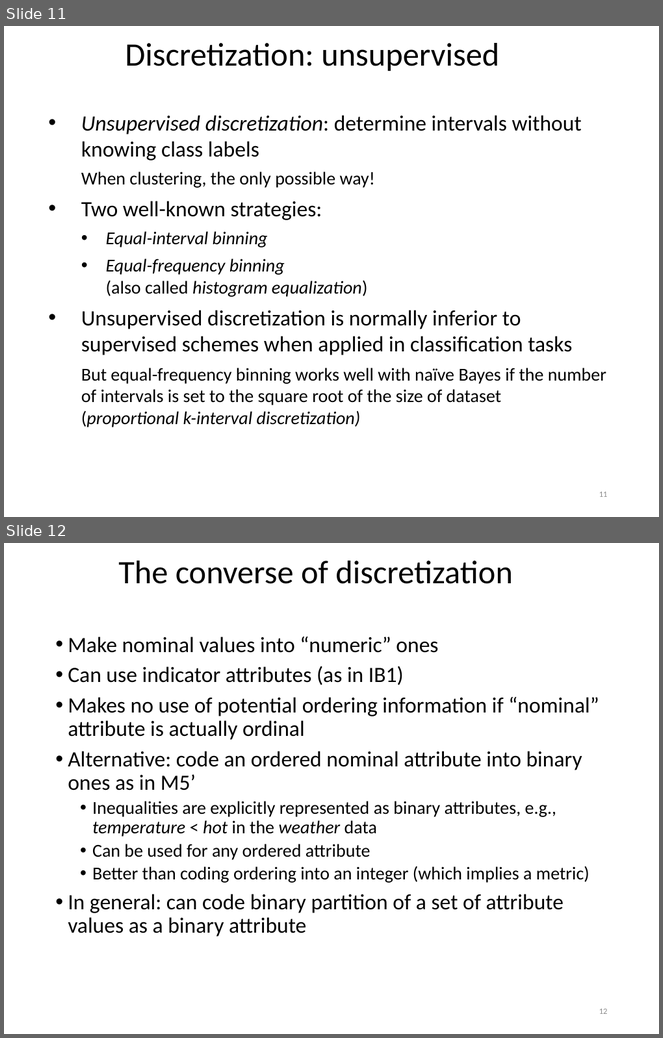
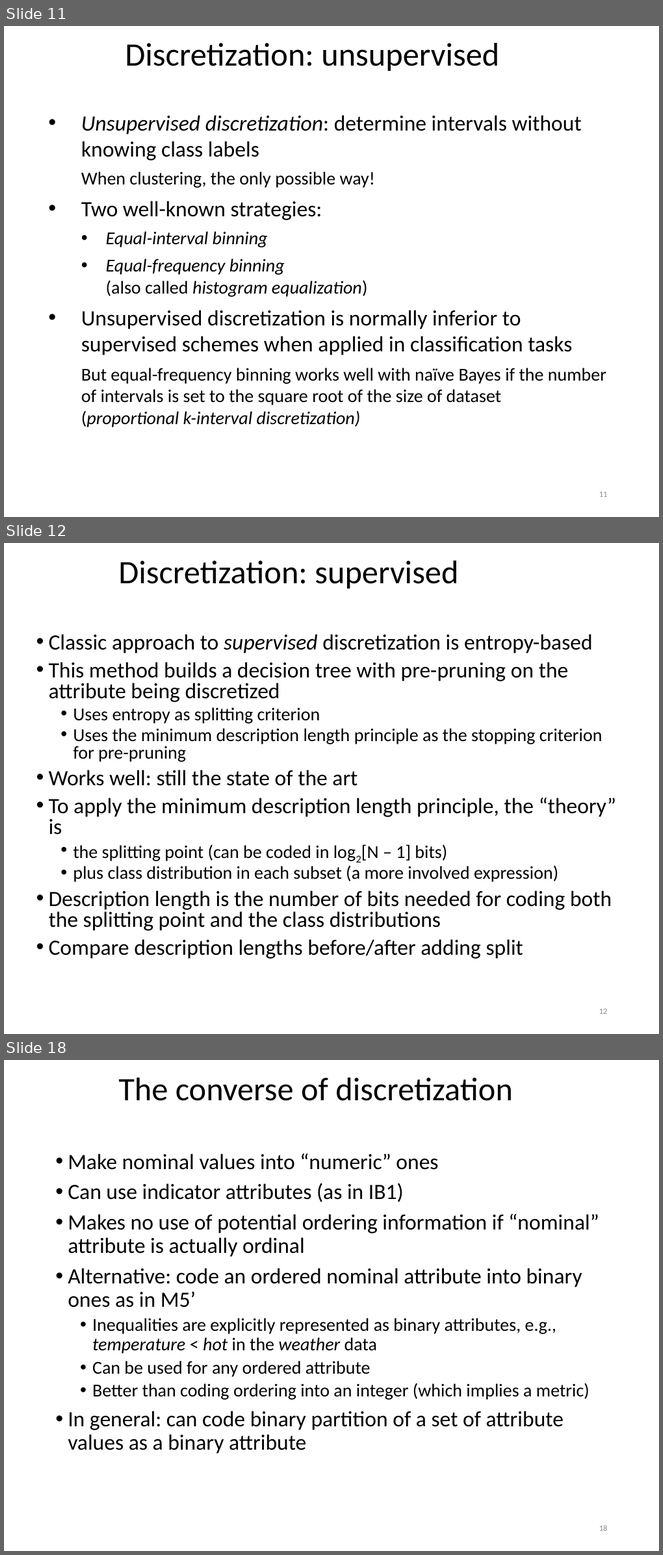
Before and after one commit to khaledmrasheed/khaledmrasheed.github.io, a slide deck: DMcourse/Chapter8.pptx. Shown one above the other, each under a label of ours: slides 11 and 12 before the commit, slides 11, 12 and 18 after it; the slides between them are not shown. The pictures are 663x1038 and 663x1555 pixels, drawn with LibreOffice and Linux fonts; fonts in the diff are those of the drawing. Boxes give left, top, right and bottom in pixels: in the first picture for what was removed or moved away, otherwise in the second. Text is boxed around its words. In the diff, an @@ line names an element or a change of style, - is before the commit and + after.

```diff
--- a/DMcourse/Chapter8.pptx
+++ b/DMcourse/Chapter8.pptx
@@ slide 12 added at <box>4,543,659,1034</box>, background #FFFFFF @@
@@ title added at <box>118,561,458,589</box>, 36 pt, text #000000 @@
+Discretization: supervised
@@ text added at <box>49,634,616,959</box>, 24 pt, text #000000 @@
+• Classic approach to supervised discretization is entropy-based
+• This method builds a decision tree with pre-pruning on the attribute being discretized
+  • Uses entropy as splitting criterion
+  • Uses the minimum description length principle as the stopping criterion for pre-pruning
+• Works well: still the state of the art
+• To apply the minimum description length principle, the “theory” is
+  • the splitting point (can be coded in log2[N – 1] bits)
+  • plus class distribution in each subset (a more involved expression)
+• Description length is the number of bits needed for coding both the splitting point and the class distributions
+• Compare description lengths before/after adding split
@@ page number added at <box>599,1009,608,1014</box>, 9 pt, text #8C8C8C @@
+12
@@ what was slide 12 is now slide 18 @@
@@ page number at <box>599,1525,608,1531</box>: text changed @@
-12
+18
```
Also in this commit, not shown: 1 slide changed, 5 other slides added.
